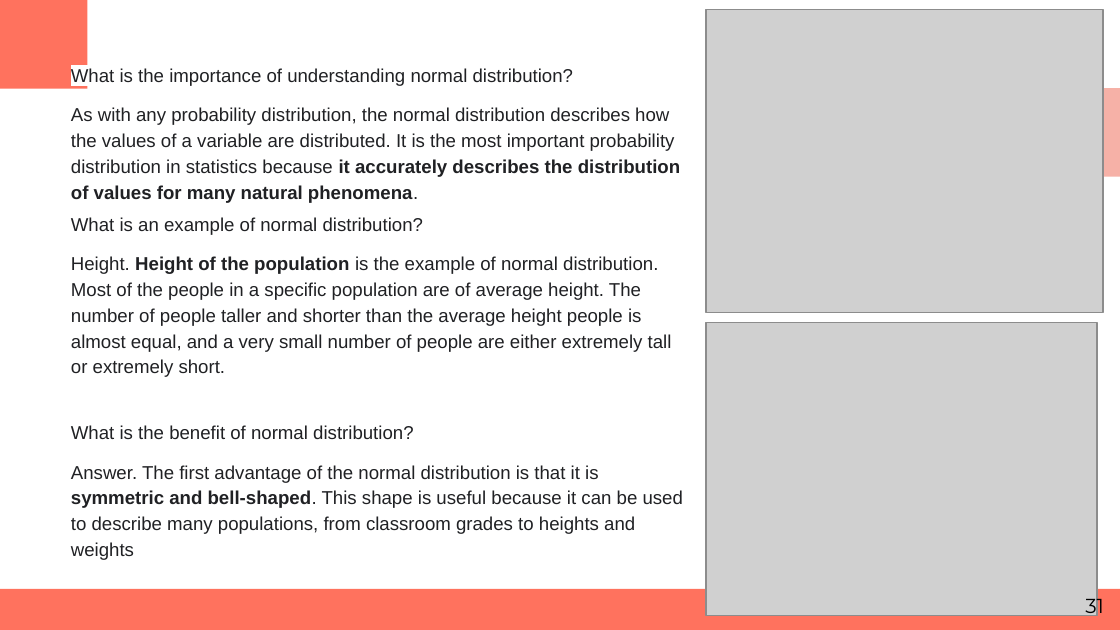
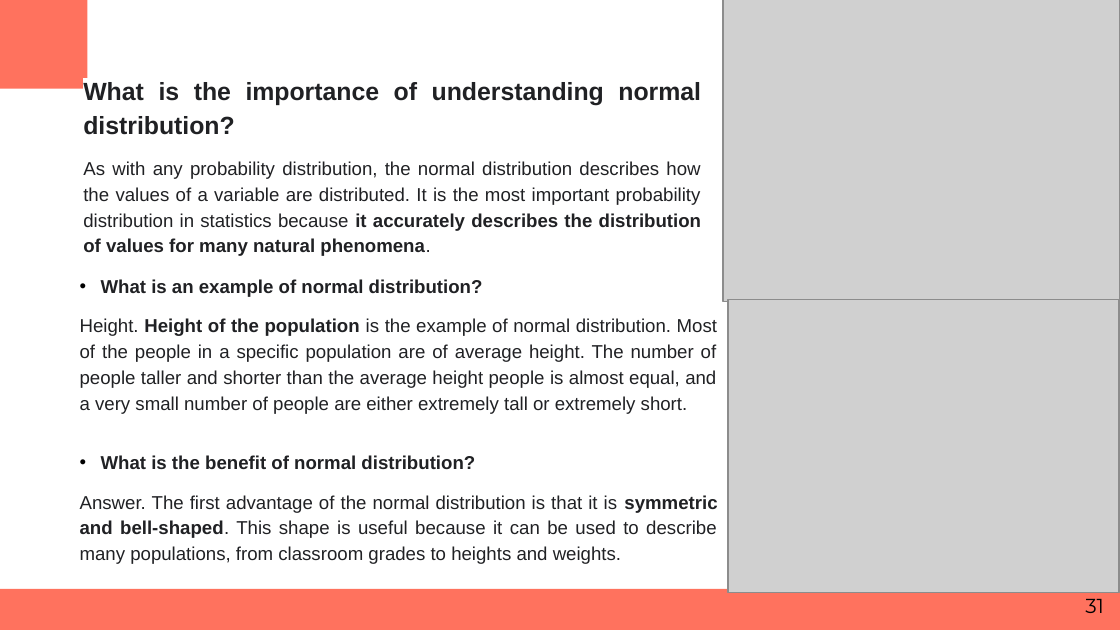
Before and after one commit to RashmivernekarN/ai_with_python_keonics, a slide deck: slide 31 of Module3/Business Statistics.pptx. Drawn at 1120x630 pixels with LibreOffice and Linux fonts; fonts in the diff are those of the drawing; grey boxes stand for pictures. Boxes give left, top, right and bottom in pixels: in the first picture for what was removed or moved away, otherwise in the second. Text is boxed around its words. In the diff, an @@ line names an element or a change of style, - is before the commit and + after.

```diff
--- a/Module3/Business Statistics.pptx
+++ b/Module3/Business Statistics.pptx
@@ picture: place and size @@
-picture at (706,9,1102,312)
+picture at (724,0,1120,302)
@@ text "What is the importance of ...": place and size @@
-text "What is the importance of ..." at (71,68,680,203)
+text "What is the importance of ..." at (83,82,701,256)
@@ text "What is the importance of ..." at (83,82,701,256): size 12 to 16 pt, bold on in "What is the importance of understanding normal ..."; alignment left to justified @@
@@ text "What is an example of ...": place and size @@
-text "What is an example of ..." at (71,217,683,560)
+text "What is an example of ..." at (80,279,717,564)
@@ text at (80,279,717,469): bold on in "What is an example of normal distribution?", "What is the benefit of normal distribution?"; alignment left to justified; bullet none to • @@
@@ picture: place and size @@
-picture at (706,323,1096,616)
+picture at (728,299,1119,592)
@@ text at (80,495,717,564): text changed @@
-Answer. The first advantage of the normal distribution is that it is symmetric and bell-shaped. This shape is useful because it can be used to describe many populations, from classroom grades to heights and weights
+Answer. The first advantage of the normal distribution is that it is symmetric and bell-shaped. This shape is useful because it can be used to describe many populations, from classroom grades to heights and weights.
```
Also in this commit, not shown: 62 other slides changed, 4 other files.
